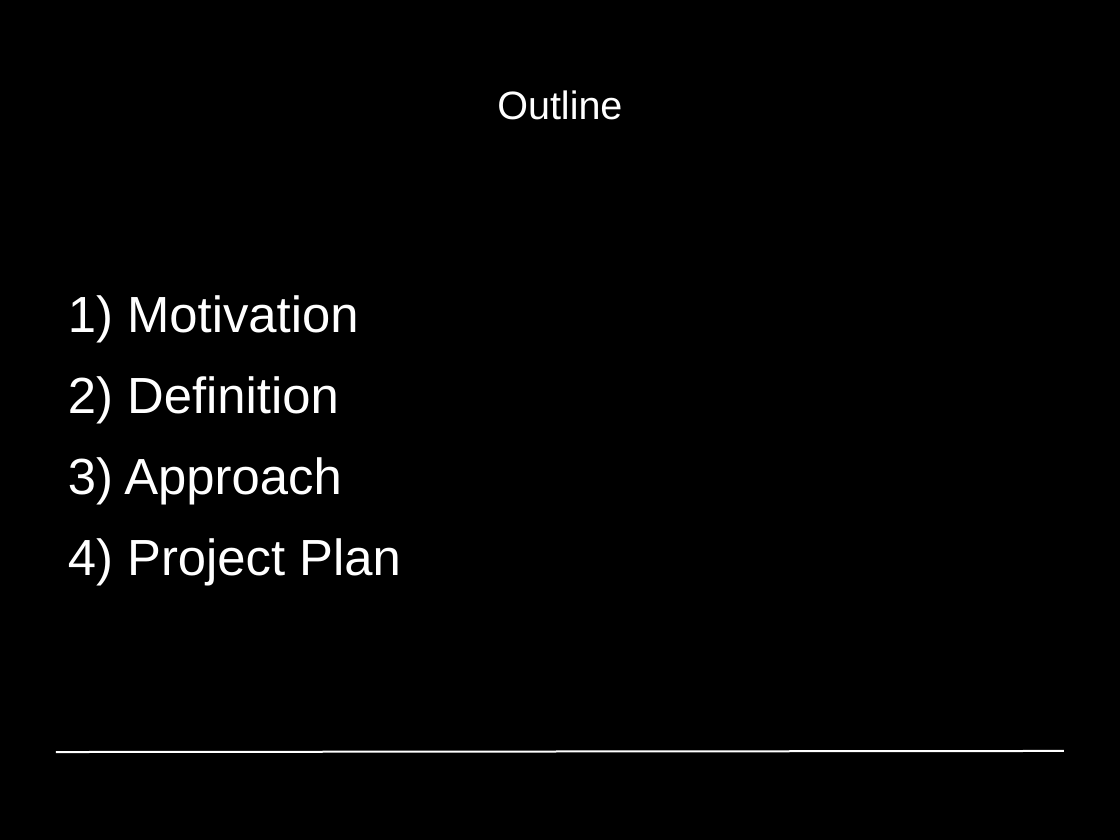
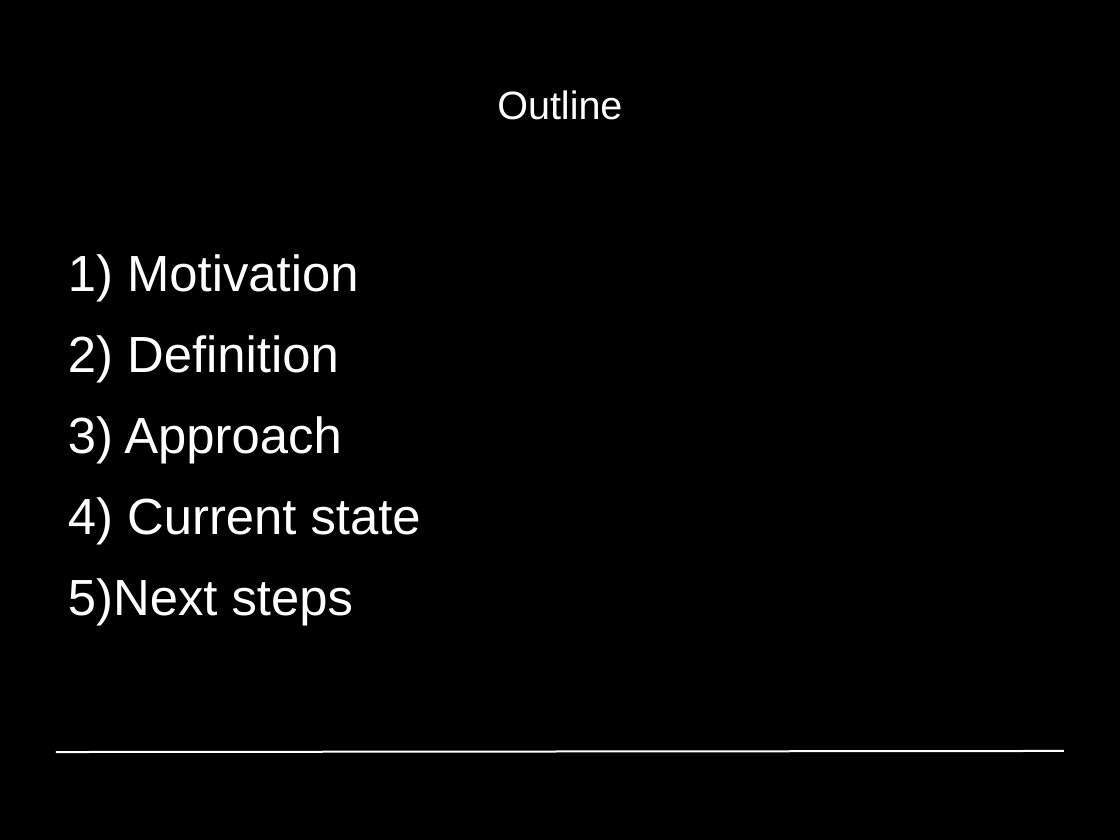
Before and after one commit to GiannisPapadopoulos/DiscriminativePatches, a slide deck: slide 2 of presentations/period1/MAI_Project1_Group4.odp. Drawn at 1120x840 pixels with LibreOffice and Linux fonts; fonts in the diff are those of the drawing. Boxes give left, top, right and bottom in pixels: in the first picture for what was removed or moved away, otherwise in the second. Text is boxed around its words. In the diff, an @@ line names an element or a change of style, - is before the commit and + after.

```diff
--- a/presentations/period1/MAI_Project1_Group4.odp
+++ b/presentations/period1/MAI_Project1_Group4.odp
@@ text at (68, 498, 421, 626): text changed @@
-4) Project Plan
+4) Current state
+5) Next steps
```
Also in this commit, not shown: 7 other slides changed, 26 slides added, 2 slides removed.
